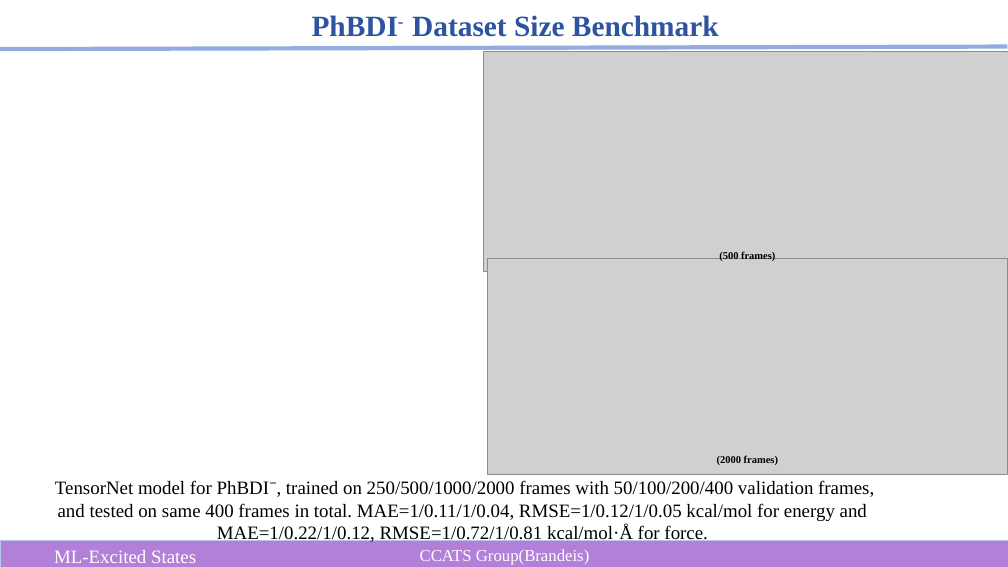
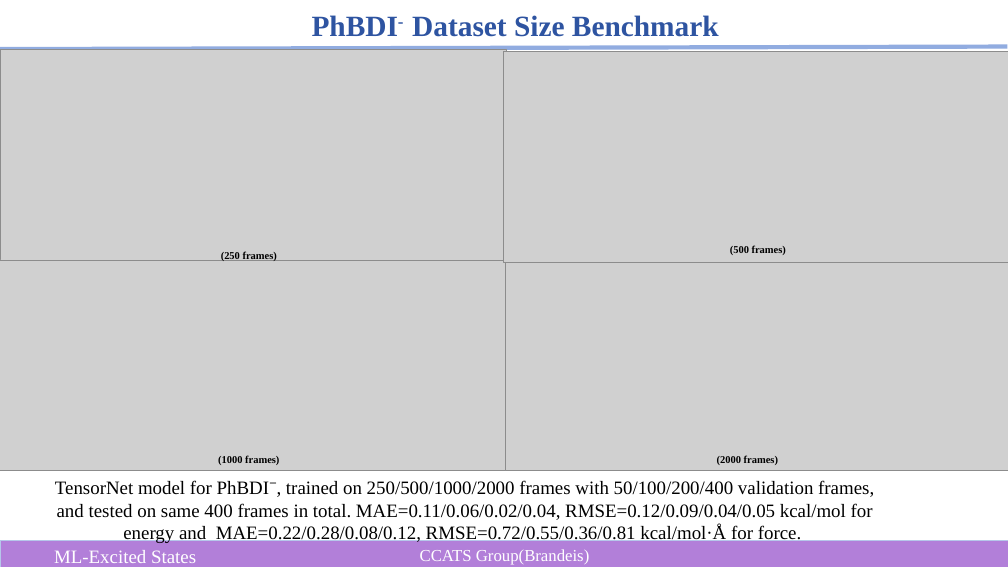
Before and after one commit to MoriyaSuwako2524/chemlab, a slide deck: slide 5 of notes/ML-TDDFT.pptx (slide 7 before the commit). Drawn at 1008x567 pixels with LibreOffice and Linux fonts; fonts in the diff are those of the drawing; grey boxes stand for pictures. Boxes give left, top, right and bottom in pixels: in the first picture for what was removed or moved away, otherwise in the second. Text is boxed around its words. In the diff, an @@ line names an element or a change of style, - is before the commit and + after.

```diff
--- a/notes/ML-TDDFT.pptx
+++ b/notes/ML-TDDFT.pptx
@@ picture: place and size @@
-picture at (484,52,1008,271)
+picture at (0,49,506,260)
@@ picture added at (504,52,1008,263) @@
@@ picture added at (0,260,505,471) @@
@@ text added at (221,251,277,261), 10 pt, text #000000, bold @@
+(250 frames)
@@ picture: place and size @@
-picture at (488,258,1008,475)
+picture at (502,260,1008,471)
@@ text added at (719,251,775,255), 10 pt, text #000000, bold @@
+(500 frames)
@@ text added at (218,455,279,465), 10 pt, text #000000, bold @@
+(1000 frames)
@@ text at (55,480,874,544): text changed @@
-TensorNet model for PhBDI⁻, trained on 250/500/1000/2000 frames with 50/100/200/400 validation frames, and tested on same 400 frames in total. MAE=1/0.11/1/0.04, RMSE=1/0.12/1/0.05 kcal/mol for energy and MAE=1/0.22/1/0.12, RMSE=1/0.72/1/0.81 kcal/mol·Å for force.
+TensorNet model for PhBDI⁻, trained on 250/500/1000/2000 frames with 50/100/200/400 validation frames, and tested on same 400 frames in total. MAE=0.11/0.06/0.02/0.04, RMSE=0.12/0.09/0.04/0.05 kcal/mol for energy and MAE=0.22/0.28/0.08/0.12, RMSE=0.72/0.55/0.36/0.81 kcal/mol·Å for force.
```
Also in this commit, not shown: 1 other slide changed, 2 slides removed, 5 other files.
